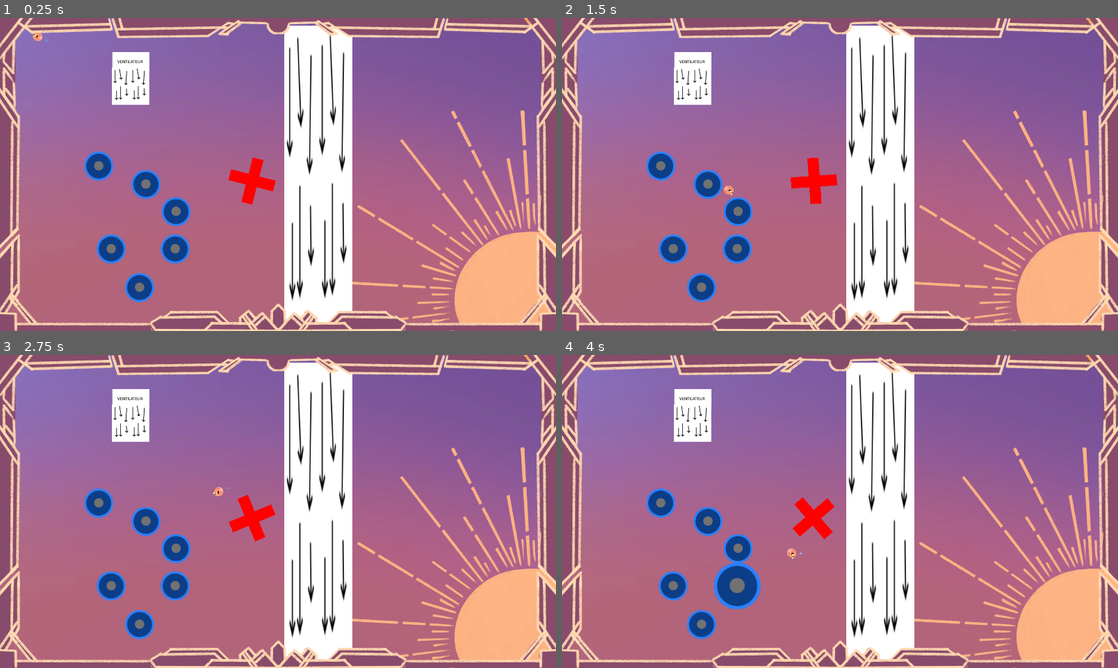
Above: before the commit, frames 1-4 (two rows, left to right).
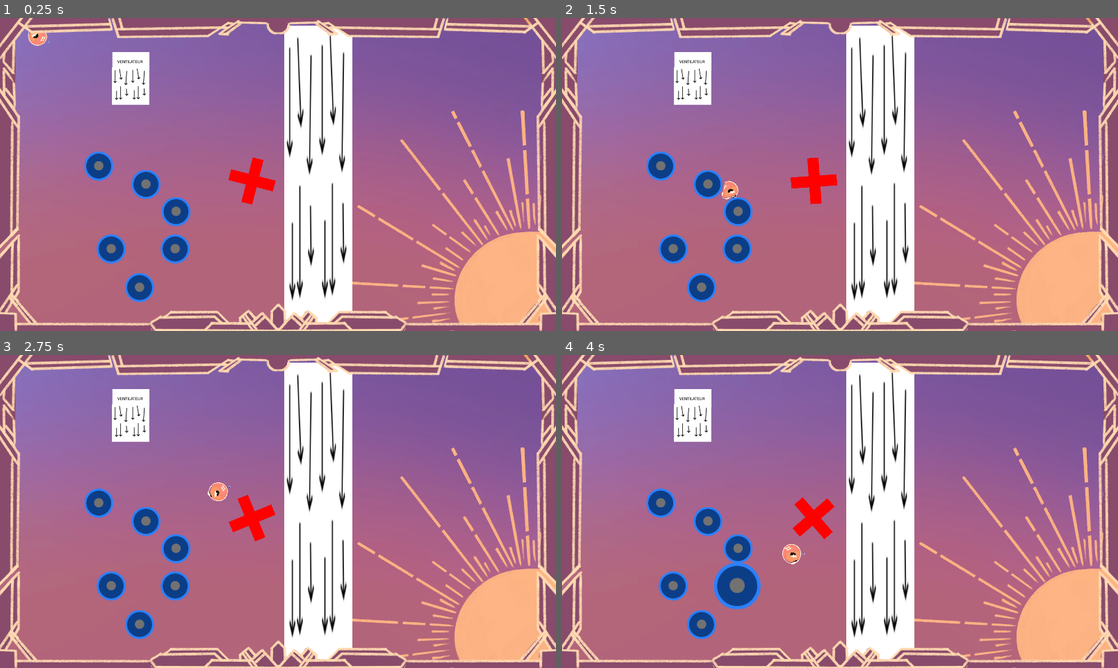
Above: after the commit, the same moments.

Repository: davifarhi/GGJ25-CrashSim-Untitled
Game: Godot game, scene res://scenes/TestPhysique.tscn
Two runs of this game, one before a commit and one after it. Both use one fixed random seed, a clock stepped at 60 frames per second and the inputs below.
Inputs (mouse positions are in pixels of both pictures, inside the frame that each line leads up to):
- Up to frame 1 (0.25 s): no input
- Up to frame 2 (1.5 s): move the mouse to (962, 158) at 0.52 s; click (962, 158) at 0.6 s; move the mouse to (728, 190) at 1.27 s; tap Delete at 1.35 s
- Up to frame 3 (2.75 s): move the mouse to (333, 442) at 2.02 s; click (333, 442) at 2.1 s
- Up to frame 4 (4 s): move the mouse to (812, 574) at 2.77 s; tap Delete at 2.85 s; move the mouse to (1006, 558) at 3.52 s; click (1006, 558) at 3.6 s

The runs differ from the first frame. In frame 1, 0.1% of the frame differs, in the area x 5-9%, y 4-9%; in frame 2, 0.1%; in frame 3, 0.1%; in frame 4, 0.2%, in the area x 39-44%, y 60-67%.

Commit message:
Bubble deformation

Diff:
--- a/ggj-crashsim-untilted/scenes/Boubou.tscn
+++ b/ggj-crashsim-untilted/scenes/Boubou.tscn
@@ -1,9 +1,11 @@
-[gd_scene load_steps=7 format=3 uid="uid://b6j1f4wg7fctp"]
+[gd_scene load_steps=9 format=3 uid="uid://b6j1f4wg7fctp"]
 
 [ext_resource type="Script" path="res://scenes/Boubou.gd" id="1_kffpd"]
 [ext_resource type="Texture2D" uid="uid://gqqkd4sbswxi" path="res://assets/BubblePrototype.png" id="1_pnkcj"]
 [ext_resource type="Texture2D" uid="uid://ct8dag40r7520" path="res://assets/BoubouBody.png" id="2_hxvjg"]
 [ext_resource type="Texture2D" uid="uid://vdm5en4uga6i" path="res://assets/BoubouEyes.png" id="3_xldl1"]
+[ext_resource type="PackedScene" uid="uid://cb80y1r6c8jsm" path="res://scenes/wall_detection.tscn" id="5_bkr48"]
+[ext_resource type="Script" path="res://scenes/deformation_skel.gd" id="6_x1b53"]
 
 [sub_resource type="CircleShape2D" id="CircleShape2D_2fpey"]
 radius = 17.0294
@@ -28,22 +30,27 @@
 InpulseForce = 1000.0
 maxSpeed = 2000.0
 Indicator = NodePath("Visual/DirIndicator")
+IndicatorDistance = 42.0
 
 [node name="Visual" type="Node2D" parent="."]
-
-[node name="Body" type="Sprite2D" parent="Visual"]
-texture_filter = 4
-position = Vector2(1, 2)
-scale = Vector2(0.022, 0.022)
-texture = ExtResource("2_hxvjg")
-
-[node name="Eyes" type="Sprite2D" parent="Visual/Body"]
-texture_filter = 4
-texture = ExtResource("3_xldl1")
 
 [node name="DirIndicator" type="Sprite2D" parent="Visual"]
 scale = Vector2(0.25, 0.25)
 texture = ExtResource("1_pnkcj")
+
+[node name="BodyPolygon" type="Polygon2D" parent="Visual"]
+position = Vector2(29, 39)
+texture = ExtResource("2_hxvjg")
+skeleton = NodePath("../../DeformationSkel")
+polygon = PackedVector2Array(21, -39, 14, -64, -4, -82, -29, -88, -54, -81, -72, -64, -78, -39, -72, -14, -54, 5, -29, 11, -3, 5, 14, -14)
+uv = PackedVector2Array(1850.87, 934.522, 1728.44, 497.276, 1382.53, 214.325, 990.925, 166.698, 559.628, 291.059, 263.277, 555.659, 119.374, 934.522, 224.313, 1371.77, 554.336, 1666.98, 1004.16, 1727.83, 1408.99, 1616.7, 1694.76, 1341.52)
+bones = ["Root", PackedFloat32Array(0, 0, 0, 0, 0, 0, 0, 0, 0, 0, 0, 0), "Root/Deform1", PackedFloat32Array(1, 0, 0, 0, 0, 0, 0, 0, 0, 0, 0, 0), "Root/Deform2", PackedFloat32Array(0, 1, 0, 0, 0, 0, 0, 0, 0, 0, 0, 0), "Root/Deform3", PackedFloat32Array(0, 0, 1, 0, 0, 0, 0, 0, 0, 0, 0, 0), "Root/Deform4", PackedFloat32Array(0, 0, 0, 1, 0, 0, 0, 0, 0, 0, 0, 0), "Root/Deform5", PackedFloat32Array(0, 0, 0, 0, 1, 0, 0, 0, 0, 0, 0, 0), "Root/Deform6", PackedFloat32Array(0, 0, 0, 0, 0, 1, 0, 0, 0, 0, 0, 0), "Root/Deform7", PackedFloat32Array(0, 0, 0, 0, 0, 0, 1, 0, 0, 0, 0, 0), "Root/Deform8", PackedFloat32Array(0, 0, 0, 0, 0, 0, 0, 1, 0, 0, 0, 0), "Root/Deform9", PackedFloat32Array(0, 0, 0, 0, 0, 0, 0, 0, 1, 0, 0, 0), "Root/Deform10", PackedFloat32Array(0, 0, 0, 0, 0, 0, 0, 0, 0, 1, 0, 0), "Root/Deform11", PackedFloat32Array(0, 0, 0, 0, 0, 0, 0, 0, 0, 0, 1, 0), "Root/Deform12", PackedFloat32Array(0, 0, 0, 0, 0, 0, 0, 0, 0, 0, 0, 1)]
+
+[node name="Eyes" type="Sprite2D" parent="Visual/BodyPolygon"]
+texture_filter = 4
+position = Vector2(-28, -37)
+scale = Vector2(0.045, 0.045)
+texture = ExtResource("3_xldl1")
 
 [node name="CollisionShape2D" type="CollisionShape2D" parent="."]
 shape = SubResource("CircleShape2D_2fpey")
@@ -62,5 +69,177 @@
 one_shot = true
 explosiveness = 1.0
 
+[node name="WallDetection1" parent="." instance=ExtResource("5_bkr48")]
+target_position = Vector2(0, 35)
+
+[node name="WallDetection2" parent="." instance=ExtResource("5_bkr48")]
+rotation = -2.0944
+target_position = Vector2(0, 35)
+
+[node name="WallDetection3" parent="." instance=ExtResource("5_bkr48")]
+rotation = -2.61799
+target_position = Vector2(0, 35)
+
+[node name="WallDetection4" parent="." instance=ExtResource("5_bkr48")]
+rotation = -3.14159
+target_position = Vector2(0, 35)
+
+[node name="WallDetection5" parent="." instance=ExtResource("5_bkr48")]
+rotation = -3.66519
+target_position = Vector2(0, 35)
+
+[node name="WallDetection6" parent="." instance=ExtResource("5_bkr48")]
+rotation = -4.18879
+target_position = Vector2(0, 35)
+
+[node name="WallDetection7" parent="." instance=ExtResource("5_bkr48")]
+rotation = -4.71239
+target_position = Vector2(0, 35)
+
+[node name="WallDetection8" parent="." instance=ExtResource("5_bkr48")]
+rotation = -5.23599
+target_position = Vector2(0, 35)
+
+[node name="WallDetection9" parent="." instance=ExtResource("5_bkr48")]
+rotation = -5.75959
+target_position = Vector2(0, 35)
+
+[node name="WallDetection10" parent="." instance=ExtResource("5_bkr48")]
+rotation = -6.28319
+target_position = Vector2(0, 35)
+
+[node name="WallDetection11" parent="." instance=ExtResource("5_bkr48")]
+rotation = -6.80678
+target_position = Vector2(0, 35)
+
+[node name="WallDetection12" parent="." instance=ExtResource("5_bkr48")]
+rotation = -7.33038
+target_position = Vector2(0, 35)
+
+[node name="DeformationSkel" type="Skeleton2D" parent="."]
+
+[node name="Root" type="Bone2D" parent="DeformationSkel"]
+rest = Transform2D(1, 0, 0, 1, 0, 0)
+
+[node name="Deform1" type="Bone2D" parent="DeformationSkel/Root" node_paths=PackedStringArray("raycaster")]
+position = Vector2(35, 0)
+scale = Vector2(16.16, 1)
+rest = Transform2D(16.16, 0, 0, 1, 50, 0)
+auto_calculate_length_and_angle = false
+length = 16.0
+bone_angle = 0.0
+script = ExtResource("6_x1b53")
+raycaster = NodePath("../../../WallDetection1")
+
+[node name="Deform2" type="Bone2D" parent="DeformationSkel/Root" node_paths=PackedStringArray("raycaster")]
+position = Vector2(29, -18)
+scale = Vector2(16.16, 1)
+rest = Transform2D(16.16, 0, 0, 1, 44, -25)
+auto_calculate_length_and_angle = false
+length = 16.0
+bone_angle = -30.0
+script = ExtResource("6_x1b53")
+raycaster = NodePath("../../../WallDetection2")
+
+[node name="Deform3" type="Bone2D" parent="DeformationSkel/Root" node_paths=PackedStringArray("raycaster")]
+position = Vector2(14, -27)
+scale = Vector2(16.16, 1)
+rest = Transform2D(16.16, 0, 0, 1, 25, -43)
+auto_calculate_length_and_angle = false
+length = 16.0
+bone_angle = -60.0
+script = ExtResource("6_x1b53")
+raycaster = NodePath("../../../WallDetection3")
+
+[node name="Deform4" type="Bone2D" parent="DeformationSkel/Root" node_paths=PackedStringArray("raycaster")]
+position = Vector2(-1, -36)
+scale = Vector2(16.16, 1)
+rest = Transform2D(16.16, 0, 0, 1, 0, -49)
+auto_calculate_length_and_angle = false
+length = 16.0
+bone_angle = -90.0
+script = ExtResource("6_x1b53")
+raycaster = NodePath("../../../WallDetection4")
+
+[node name="Deform5" type="Bone2D" parent="DeformationSkel/Root" node_paths=PackedStringArray("raycaster")]
+position = Vector2(-19, -29)
+scale = Vector2(16.16, 1)
+rest = Transform2D(16.16, 0, 0, 1, -25, -42)
+auto_calculate_length_and_angle = false
+length = 16.0
+bone_angle = -120.0
+script = ExtResource("6_x1b53")
+raycaster = NodePath("../../../WallDetection5")
+
+[node name="Deform6" type="Bone2D" parent="DeformationSkel/Root" node_paths=PackedStringArray("raycaster")]
+position = Vector2(-32, -18)
+scale = Vector2(16.16, 1)
+rest = Transform2D(16.16, 0, 0, 1, -43, -25)
+auto_calculate_length_and_angle = false
+length = 16.0
+bone_angle = -150.0
+script = ExtResource("6_x1b53")
+raycaster = NodePath("../../../WallDetection6")
+
+[node name="Deform7" type="Bone2D" parent="DeformationSkel/Root" node_paths=PackedStringArray("raycaster")]
+position = Vector2(-35, 0)
+scale = Vector2(16.16, 1)
+rest = Transform2D(16.16, 0, 0, 1, -49, 0)
+auto_calculate_length_and_angle = false
+length = 16.0
+bone_angle = 180.0
+script = ExtResource("6_x1b53")
+raycaster = NodePath("../../../WallDetection7")
+
+[node name="Deform8" type="Bone2D" parent="DeformationSkel/Root" node_paths=PackedStringArray("raycaster")]
+position = Vector2(-32, 19)
+scale = Vector2(16.16, 1)
+rest = Transform2D(16.16, 0, 0, 1, -43, 25)
+auto_calculate_length_and_angle = false
+length = 16.0
+bone_angle = 150.0
+script = ExtResource("6_x1b53")
+raycaster = NodePath("../../../WallDetection8")
+
+[node name="Deform9" type="Bone2D" parent="DeformationSkel/Root" node_paths=PackedStringArray("raycaster")]
+position = Vector2(-18, 33)
+scale = Vector2(16.16, 1)
+rest = Transform2D(16.16, 0, 0, 1, -25, 44)
+auto_calculate_length_and_angle = false
+length = 16.0
+bone_angle = 120.0
+script = ExtResource("6_x1b53")
+raycaster = NodePath("../../../WallDetection9")
+
+[node name="Deform10" type="Bone2D" parent="DeformationSkel/Root" node_paths=PackedStringArray("raycaster")]
+position = Vector2(-1, 36)
+scale = Vector2(16.16, 1)
+rest = Transform2D(16.16, 0, 0, 1, 0, 50)
+auto_calculate_length_and_angle = false
+length = 16.0
+bone_angle = 90.0
+script = ExtResource("6_x1b53")
+raycaster = NodePath("../../../WallDetection10")
+
+[node name="Deform11" type="Bone2D" parent="DeformationSkel/Root" node_paths=PackedStringArray("raycaster")]
+position = Vector2(17, 31)
+scale = Vector2(16.16, 1)
+rest = Transform2D(16.16, 0, 0, 1, 26, 44)
+auto_calculate_length_and_angle = false
+length = 16.0
+bone_angle = 60.0
+script = ExtResource("6_x1b53")
+raycaster = NodePath("../../../WallDetection11")
+
+[node name="Deform12" type="Bone2D" parent="DeformationSkel/Root" node_paths=PackedStringArray("raycaster")]
+position = Vector2(29, 17)
+scale = Vector2(16.16, 1)
+rest = Transform2D(16.16, 0, 0, 1, 43, 25)
+auto_calculate_length_and_angle = false
+length = 16.0
+bone_angle = 30.0
+script = ExtResource("6_x1b53")
+raycaster = NodePath("../../../WallDetection12")
+
 [connection signal="finished" from="DeathParticles" to="." method="_on_death_particles_finished"]
 [connection signal="finished" from="DeathParticles/DeathParticles" to="." method="_on_death_particles_finished"]
--- /dev/null
+++ b/ggj-crashsim-untilted/scenes/deformation_skel.gd
@@ -0,0 +1,27 @@
+extends Bone2D
+
+@export var raycaster: RayCast2D
+
+var target_offset = Vector2(0, 0)
+var current_offset = Vector2(0, 0)
+
+# thanks Freya
+func expDecay(a: Vector2, b: Vector2, decay: float, dt: float) -> Vector2:
+	return b + (a-b)*exp(-decay*dt);
+
+func _process(delta: float) -> void:
+	current_offset = expDecay(current_offset, target_offset, 16, delta)
+
+	var pos = current_offset + global_position
+	global_position = pos
+	pass
+
+func _physics_process(_delta: float) -> void:
+	var computedPosition: Vector2
+	if raycaster.is_colliding():
+		var position = raycaster.get_collision_point()
+		computedPosition = position;
+	else:
+		var pos = raycaster.global_transform * raycaster.target_position
+		computedPosition = pos;
+	target_offset = computedPosition - global_position;
--- /dev/null
+++ b/ggj-crashsim-untilted/scenes/wall_detection.tscn
@@ -0,0 +1,4 @@
+[gd_scene format=3 uid="uid://cb80y1r6c8jsm"]
+
+[node name="WallDetection" type="RayCast2D"]
+rotation = -1.5708
